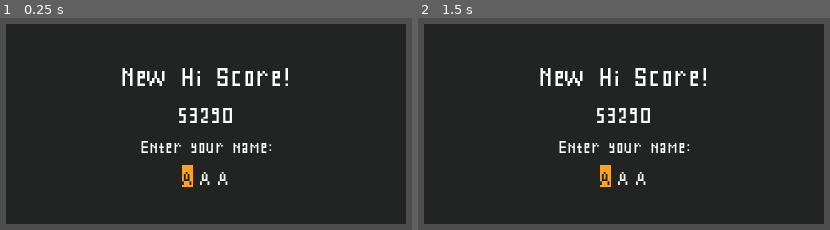
Above: before the commit, frames 1-2 (left to right).
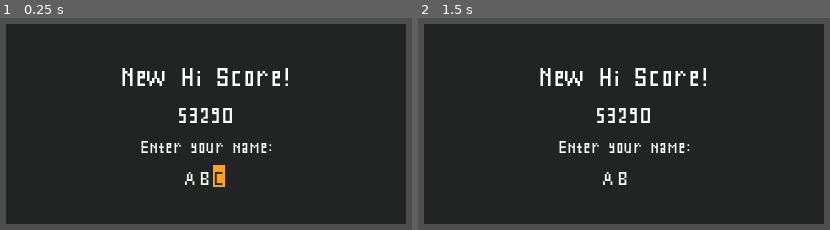
Above: after the commit, the same moments.

Repository: rnakkas/GodotSandbox
Game: Godot game, scene res://ShmupSandbox/UI/Scenes/name_entry_dialog.tscn
The game is run twice, just before and just after one commit, with the same random seed, the same clock (stepped at 60 frames per second) and the same inputs. This scene is started directly instead of the project's main scene.
Inputs (mouse positions are in pixels of both pictures, inside the frame that each line leads up to):
- Up to frame 1 (0.25 s): no input
- Up to frame 2 (1.5 s): tap Enter at 0.5 s; move the mouse to (764, 107) at 0.52 s; hold D (move_right) 0.53-1.28 s; hold Space (shoot) 0.53-1.28 s; tap R (reset) at 1.25 s; move the mouse to (496, 140) at 1.27 s; hold S (move_down) from 1.28 s (still down); tap Space (shoot) at 1.35 s

The runs differ from the first frame. In frame 1, 0.7% of the frame differs, in the area x 44-56%, y 69-80%; in frame 2, 0.5%.

Commit message:
Name entry dialog: Added letter label highlight and blinking. See TODO for next work

Diff:
--- a/ShmupSandbox/UI/Scenes/name_entry_dialog.tscn
+++ b/ShmupSandbox/UI/Scenes/name_entry_dialog.tscn
@@ -16,6 +16,7 @@
 
 [node name="TextureRect" type="TextureRect" parent="."]
 self_modulate = Color(0.133333, 0.137255, 0.137255, 1)
+layout_mode = 0
 offset_left = 120.0
 offset_top = 80.0
 offset_right = 520.0
@@ -68,11 +69,17 @@
 text = "Enter your name:"
 
 [node name="HBoxContainer_letters" type="HBoxContainer" parent="MarginContainer/VBoxContainer"]
+custom_minimum_size = Vector2(45, 0)
 layout_mode = 2
 size_flags_horizontal = 4
-theme_override_constants/separation = 7
+theme_override_constants/separation = 2
+alignment = 1
 
-[node name="letter_1" type="Label" parent="MarginContainer/VBoxContainer/HBoxContainer_letters" groups=["name_entry_dialog_letters"]]
+[node name="letter_1_container" type="VBoxContainer" parent="MarginContainer/VBoxContainer/HBoxContainer_letters"]
+custom_minimum_size = Vector2(12, 22)
+layout_mode = 2
+
+[node name="letter_1" type="Label" parent="MarginContainer/VBoxContainer/HBoxContainer_letters/letter_1_container" groups=["name_entry_dialog_letters"]]
 layout_mode = 2
 focus_neighbor_left = NodePath(".")
 focus_neighbor_top = NodePath(".")
@@ -85,7 +92,11 @@
 theme_override_font_sizes/font_size = 30
 text = "A"
 
-[node name="letter_2" type="Label" parent="MarginContainer/VBoxContainer/HBoxContainer_letters" groups=["name_entry_dialog_letters"]]
+[node name="letter_2_container" type="VBoxContainer" parent="MarginContainer/VBoxContainer/HBoxContainer_letters"]
+custom_minimum_size = Vector2(12, 22)
+layout_mode = 2
+
+[node name="letter_2" type="Label" parent="MarginContainer/VBoxContainer/HBoxContainer_letters/letter_2_container" groups=["name_entry_dialog_letters"]]
 layout_mode = 2
 focus_neighbor_left = NodePath(".")
 focus_neighbor_top = NodePath(".")
@@ -96,9 +107,13 @@
 focus_mode = 2
 theme_override_fonts/font = ExtResource("1_fmiaw")
 theme_override_font_sizes/font_size = 30
-text = "A"
+text = "B"
 
-[node name="letter_3" type="Label" parent="MarginContainer/VBoxContainer/HBoxContainer_letters" groups=["name_entry_dialog_letters"]]
+[node name="letter_3_container" type="VBoxContainer" parent="MarginContainer/VBoxContainer/HBoxContainer_letters"]
+custom_minimum_size = Vector2(12, 22)
+layout_mode = 2
+
+[node name="letter_3" type="Label" parent="MarginContainer/VBoxContainer/HBoxContainer_letters/letter_3_container" groups=["name_entry_dialog_letters"]]
 layout_mode = 2
 focus_neighbor_left = NodePath(".")
 focus_neighbor_top = NodePath(".")
@@ -106,8 +121,11 @@
 focus_neighbor_bottom = NodePath(".")
 focus_next = NodePath(".")
 focus_previous = NodePath(".")
+focus_mode = 2
 theme_override_fonts/font = ExtResource("1_fmiaw")
 theme_override_font_sizes/font_size = 30
-text = "A"
+text = "C"
 
-[connection signal="focus_entered" from="MarginContainer/VBoxContainer/HBoxContainer_letters/letter_1" to="." method="_on_letter_1_focus_entered"]
+[node name="blink_timer" type="Timer" parent="."]
+
+[connection signal="timeout" from="blink_timer" to="." method="_on_blink_timer_timeout"]
--- a/ShmupSandbox/UI/Scripts/name_entry_dialog.gd
+++ b/ShmupSandbox/UI/Scripts/name_entry_dialog.gd
@@ -1,25 +1,63 @@
 class_name NameEntryDialog extends Control
 
 @onready var score_label : Label = %score_label
+@onready var blink_timer : Timer = $blink_timer
 
 var ui_elements_list : Array[Control] = []
+const blink_time : float = 0.4
 
 ## TODO: Name entry dialog WIP
+## Try:
+	# Getting the container to be the highlighted element
+	# Then just toggling visibility of the letter label?
 
 func _ready() -> void:
 	_initialize_letters_list()
-	print("list of letters labels: ", ui_elements_list, "\n")
+	_set_blink_timer_properties()
 
-	ui_elements_list[0].grab_focus()
+	## FIXME: Just using this for testing only, will remove
+	ui_elements_list[2]. grab_focus()
 
 
+## Get the list of letters and connect to their signals
 func _initialize_letters_list() -> void:
 	for node : Node in get_tree().get_nodes_in_group("name_entry_dialog_letters"):
 		if node is Label:
 			ui_elements_list.append(node)
+			_connect_to_group_signals(node)
 	ui_elements_list.sort()
 
+## Helper function for connecting to group signals for the letters
+func _connect_to_group_signals(node : Label) -> void:
+	if node.has_signal("focus_entered"):
+		node.focus_entered.connect(_on_letter_label_focus_entered)
 
-func _on_letter_1_focus_entered() -> void:
-	print("letter 1 focused")
-	UiUtility.highlight_selected_element(ui_elements_list, ui_elements_list[0])
+
+## Blinking timer properties
+func _set_blink_timer_properties() -> void:
+	blink_timer.wait_time = blink_time
+	blink_timer.one_shot = false
+
+
+## Helper function for blinking the currently highlighted letter label
+func _blink_current_letter() -> void:
+	for element : int in range(ui_elements_list.size()):
+		if ui_elements_list[element].has_focus():
+			ui_elements_list[element].visible = !ui_elements_list[element].visible
+		elif !ui_elements_list[element].visible:
+			ui_elements_list[element].visible = !ui_elements_list[element].visible
+			ui_elements_list[element].grab_focus()
+
+####
+
+## Signals connections
+
+func _on_letter_label_focus_entered() -> void:
+	for element : int in range(ui_elements_list.size()):
+		if ui_elements_list[element].has_focus():
+			UiUtility.highlight_selected_element(ui_elements_list, ui_elements_list[element])
+			blink_timer.start()
+
+
+func _on_blink_timer_timeout() -> void:
+	_blink_current_letter()
